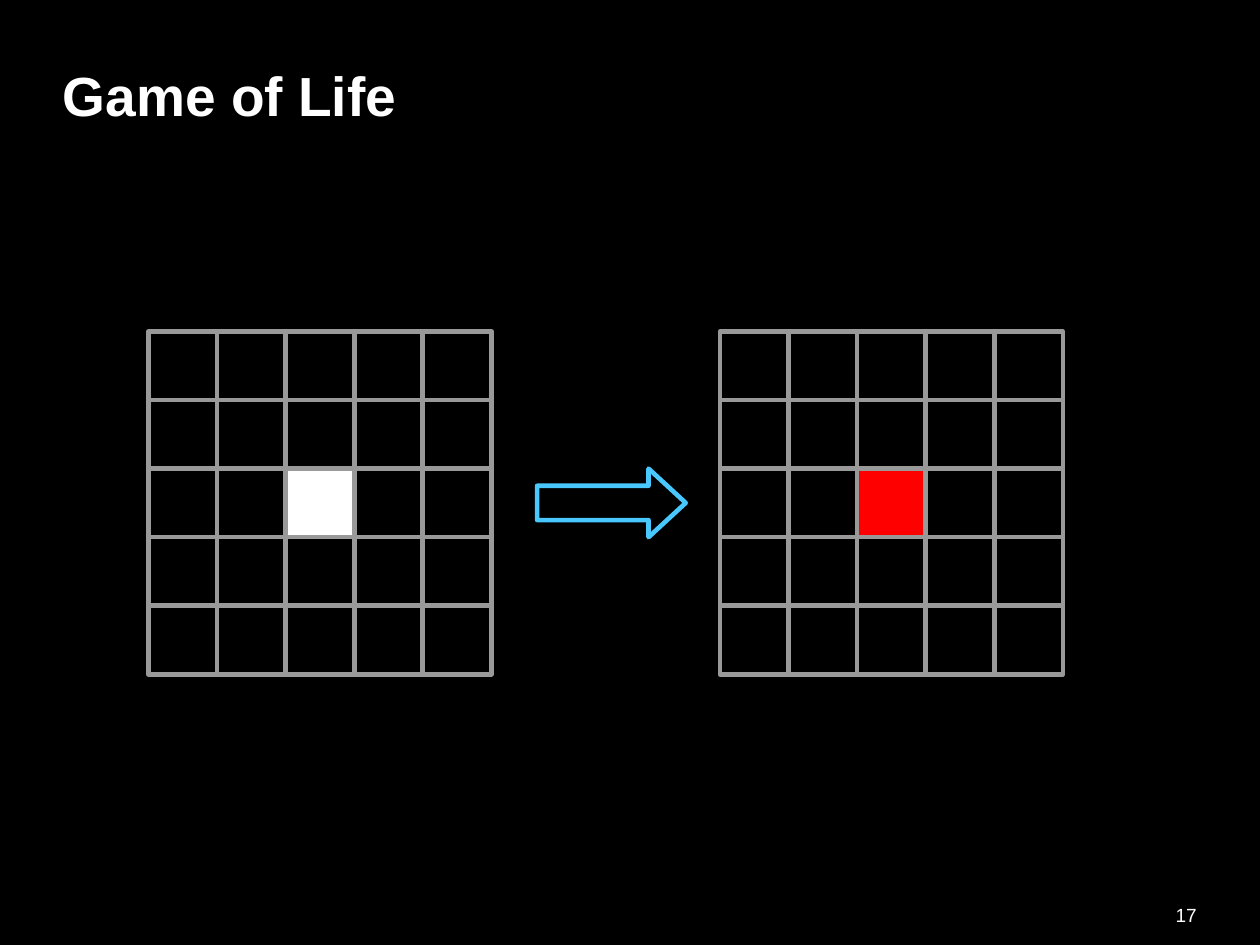
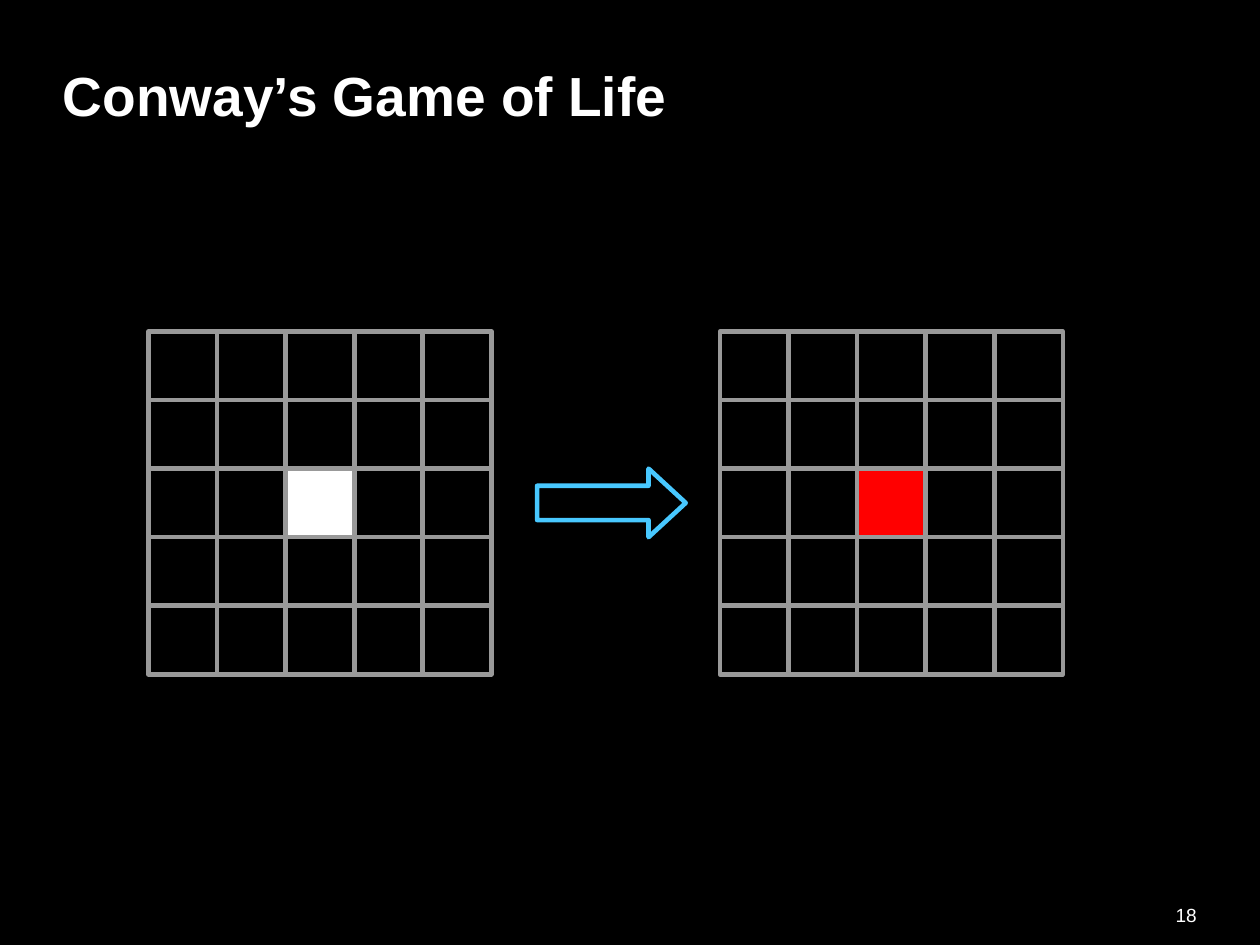
Before and after one commit to gernst/connections, a slide deck: slide 18 of computation.odp (slide 17 before the commit). Drawn at 1260x945 pixels with LibreOffice and Linux fonts; fonts in the diff are those of the drawing. Boxes give left, top, right and bottom in pixels: in the first picture for what was removed or moved away, otherwise in the second. Text is boxed around its words. In the diff, an @@ line names an element or a change of style, - is before the commit and + after.

```diff
--- a/computation.odp
+++ b/computation.odp
@@ title at [63, 76, 666, 126]: text changed @@
-Game of Life
+Conway’s Game of Life
@@ page number at [1176, 908, 1197, 923]: text changed @@
-17
+18
```
Also in this commit, not shown: 2 other slides changed, 6 slides added.
